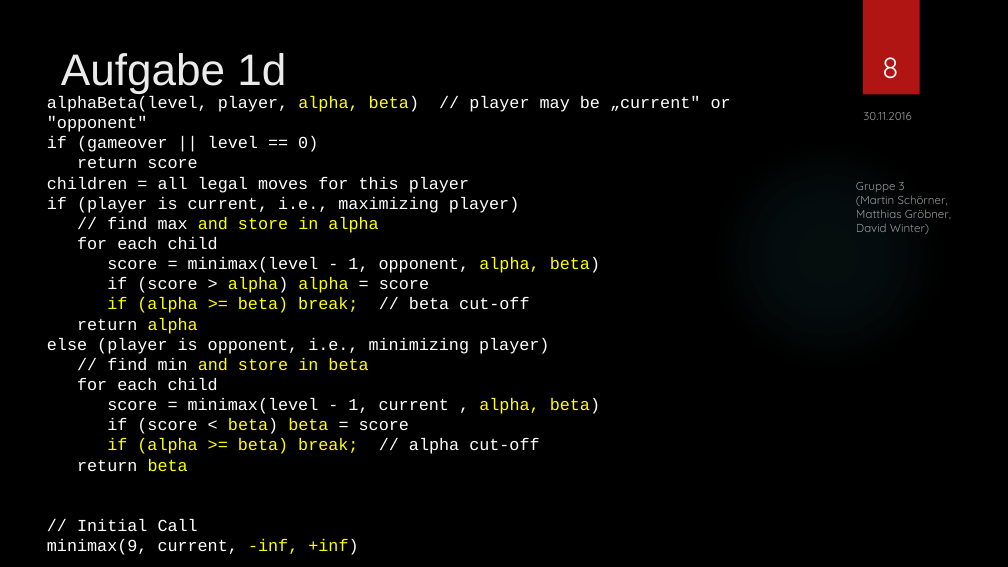
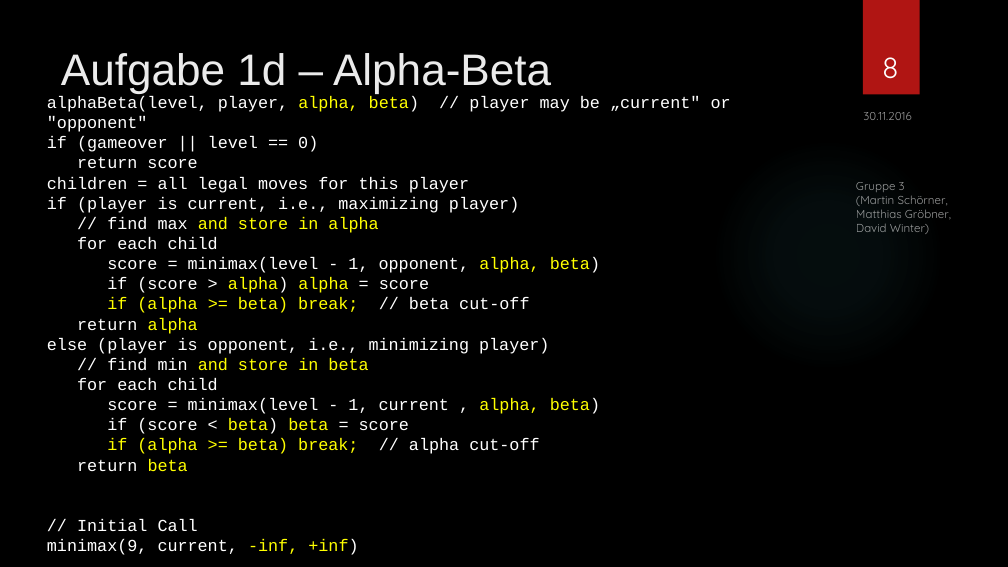
Before and after one commit to SOAS-Uni-Augsburg/ws16-17-group-03, a slide deck: slide 8 of Blatt-06/Präsentation.pptx. Drawn at 1008x567 pixels with LibreOffice and Linux fonts; fonts in the diff are those of the drawing; background and template pictures are left out. Boxes give left, top, right and bottom in pixels: in the first picture for what was removed or moved away, otherwise in the second. Text is boxed around its words. In the diff, an @@ line names an element or a change of style, - is before the commit and + after.

```diff
--- a/Blatt-06/Präsentation.pptx
+++ b/Blatt-06/Präsentation.pptx
@@ title at <box>61,53,551,93</box>: text changed @@
-Aufgabe 1d
+Aufgabe 1d – Alpha-Beta
```
Also in this commit, not shown: 8 other slides changed, 1 slide added, 1 slide removed.
